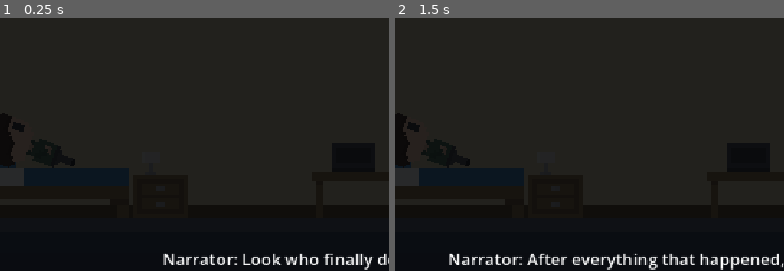
Above: before the commit, frames 1-2 (left to right).
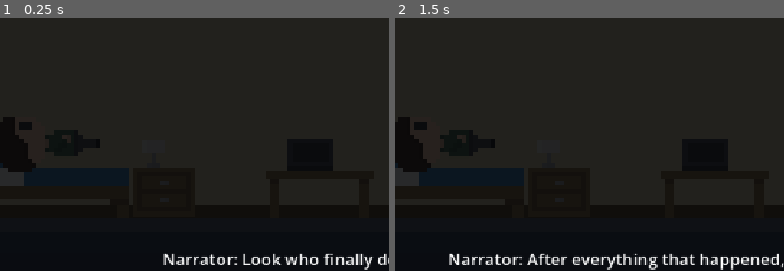
Above: after the commit, the same moments.

Repository: zjezdzalka/bounceBack
Game: Godot game, scene res://Scenes/Levels/room.tscn
Two runs of this game, one before a commit and one after it. Both use one fixed random seed, a clock stepped at 60 frames per second and the inputs below.
Inputs (mouse positions are % of the whole screen's width and height, from its top left):
- Up to frame 1 (0.25 s): no input
- Up to frame 2 (1.5 s): tap Enter at 0.5 s; move the mouse to (73, 46) at 0.52 s; hold D from 0.53 s (still down); tap Q at 0.6 s; click (73, 46) at 0.67 s; tap Space at 0.77, 1.25 s; move the mouse to (29, 57) at 1.27 s; tap E at 1.35 s
The pictures show only the part of the screen within x 5-55%, y 43-93%; the shares and areas given below are measured in that part.

The runs differ from the first frame. In frame 1, 0.9% of the frame differs, in the area x 2-26%, y 39-61%; in frame 2, 0.9%.

Commit message:
commit collisions and pillow

Diff:
--- a/Scenes/Levels/house_level.gd
+++ b/Scenes/Levels/house_level.gd
@@ -23,7 +23,7 @@
 var held_prop := ""
 var held_side := 1.0
 @onready var player_shape: CollisionShape2D = $Player/CollisionShape2D
-@onready var player_sprite: Sprite2D = $Player/HouseCharacter
+@onready var player_sprite: Sprite2D = _find_player_sprite()
 
 const CHAR_IDLE_PATH := "res://characaterx10.png"  # default standing pose
 const CHAR_RIGHT_PATH := "res://char_right10x.png"
@@ -116,6 +116,21 @@
 	elif finished:
 		prompt.text = "Koniec prototypu"
 
+func _find_player_sprite() -> Sprite2D:
+	# Hallway/basement have a HouseCharacter sprite; the room uses player.tscn's TextureRect,
+	# so in that case create a Sprite2D here and hide the TextureRect.
+	var sprite := player.get_node_or_null("HouseCharacter") as Sprite2D
+	if sprite:
+		return sprite
+	sprite = Sprite2D.new()
+	sprite.name = "HouseCharacter"
+	sprite.texture_filter = CanvasItem.TEXTURE_FILTER_NEAREST
+	player.add_child(sprite)
+	var old_rect := player.get_node_or_null("TextureRect") as CanvasItem
+	if old_rect:
+		old_rect.hide()
+	return sprite
+
 func _show_texture(tex: Texture2D) -> void:
 	if tex == null:
 		return
@@ -125,8 +140,8 @@
 
 func _lie_down() -> void:
 	_show_texture(char_right if char_right != null else char_idle)  # walking-right sprite
-	player_sprite.rotation_degrees = -70.0  # lying on the other side
-	player_sprite.position.y = 20.0
+	player_sprite.rotation_degrees = -90.0  # lying on the other side
+	player_sprite.position.y = 12.0
 
 func _wake_up() -> void:
 	woke_up = true
--- a/Scenes/Levels/room.tscn
+++ b/Scenes/Levels/room.tscn
@@ -3,19 +3,19 @@
 [ext_resource type="Script" uid="uid://ckpdu7ojph7eu" path="res://Scenes/Levels/house_level.gd" id="1"]
 [ext_resource type="PackedScene" uid="uid://dmg0ukd1sp2um" path="res://player.tscn" id="2"]
 [ext_resource type="PackedScene" path="res://block.tscn" id="3"]
-[ext_resource type="Texture2D" uid="uid://cdgoctro3ymb5" path="res://Art/House/Bed.png" id="Bed"]
-[ext_resource type="Texture2D" uid="uid://c5aes3aejhqgb" path="res://Art/House/Character.png" id="Character"]
+[ext_resource type="Texture2D" uid="uid://b7ys3pxxcfhkb" path="res://Art/House/bed10x_nopillow.png" id="Bed"]
 [ext_resource type="Texture2D" uid="uid://jwers2rom4by" path="res://Art/House/Nighttable_off.png" id="Nighttable_off"]
 [ext_resource type="Texture2D" uid="uid://dal4ta6ni2wyt" path="res://Art/House/Nighttable_on.png" id="Nighttable_on"]
+[ext_resource type="Texture2D" uid="uid://djttwym3fehhv" path="res://Art/House/pillow_10xx.png" id="Pillow"]
 [ext_resource type="Texture2D" uid="uid://cclavdg8xcl3e" path="res://Art/House/Starting_room.png" id="Starting_room"]
 [ext_resource type="Texture2D" uid="uid://blkkq5h7yr17h" path="res://Art/House/Table_laptop_off.png" id="Table_laptop_off"]
 [ext_resource type="Texture2D" uid="uid://dn5pq70gxoolf" path="res://Art/House/Table_laptop_on.png" id="Table_laptop_on"]
 
-[node name="Room" type="Node2D" unique_id=966844058]
+[node name="Room" type="Node2D" unique_id=1494530991]
 script = ExtResource("1")
 next_scene = "res://Scenes/Levels/hallway.tscn"
 
-[node name="RoomBackground" type="Sprite2D" parent="." unique_id=1509863413]
+[node name="RoomBackground" type="Sprite2D" parent="." unique_id=940953551]
 modulate = Color(0.8, 0.8, 0.8, 1)
 z_index = -4
 texture_filter = 1
@@ -25,9 +25,9 @@
 region_enabled = true
 region_rect = Rect2(2, 2, 74, 35)
 
-[node name="Objects" type="Node2D" parent="." unique_id=1039957487]
-
-[node name="Floor" parent="Objects" unique_id=1015639390 instance=ExtResource("3")]
+[node name="Objects" type="Node2D" parent="." unique_id=484390348]
+
+[node name="Floor" parent="Objects" unique_id=89401896 instance=ExtResource("3")]
 z_index = 2
 position = Vector2(576, 625)
 collision_layer = 7
@@ -36,7 +36,7 @@
 color = Color(0.31, 0.34, 0.39, 1)
 layers = 7
 
-[node name="LeftWall" parent="Objects" unique_id=1028206211 instance=ExtResource("3")]
+[node name="LeftWall" parent="Objects" unique_id=1758239253 instance=ExtResource("3")]
 z_index = 2
 position = Vector2(12, 300)
 collision_layer = 7
@@ -45,7 +45,7 @@
 color = Color(0.19, 0.22, 0.27, 1)
 layers = 7
 
-[node name="RightWall" parent="Objects" unique_id=755565702 instance=ExtResource("3")]
+[node name="RightWall" parent="Objects" unique_id=836665563 instance=ExtResource("3")]
 z_index = 2
 position = Vector2(1140, 300)
 collision_layer = 7
@@ -54,17 +54,17 @@
 color = Color(0.19, 0.22, 0.27, 1)
 layers = 7
 
-[node name="Bed" parent="Objects" unique_id=1990151558 instance=ExtResource("3")]
-z_index = 2
-position = Vector2(150, 559.5)
-collision_layer = 7
-collision_mask = 0
-size = Vector2(216, 81)
+[node name="Bed" parent="Objects" unique_id=1785676080 instance=ExtResource("3")]
+z_index = 2
+position = Vector2(150, 564)
+collision_layer = 7
+collision_mask = 0
+size = Vector2(216, 72)
 color = Color(0.29, 0.35, 0.44, 1)
 layers = 7
 show_placeholder = false
 
-[node name="Label" type="Label" parent="Objects/Bed" unique_id=1595712673]
+[node name="Label" type="Label" parent="Objects/Bed" unique_id=1295492987]
 z_index = 8
 offset_left = -90.0
 offset_top = -46.0
@@ -73,15 +73,25 @@
 text = "Łóżko"
 horizontal_alignment = 1
 
-[node name="Art" type="Sprite2D" parent="Objects/Bed" unique_id=1341894208]
-texture_filter = 1
-position = Vector2(0, -67.5)
-scale = Vector2(9, 9)
+[node name="Art" type="Sprite2D" parent="Objects/Bed" unique_id=1566238429]
+texture_filter = 1
+scale = Vector2(0.9, 0.9)
 texture = ExtResource("Bed")
 
-[node name="Nightstand" parent="Objects" unique_id=616794546 instance=ExtResource("3")]
-z_index = 2
-position = Vector2(303, 570)
+[node name="Pillow" type="Sprite2D" parent="Objects/Bed" unique_id=1761540631]
+texture_filter = 1
+position = Vector2(-78, -42)
+scale = Vector2(-0.8236931, 1.2723919)
+texture = ExtResource("Pillow")
+
+[node name="CollisionPolygon2D" type="CollisionPolygon2D" parent="Objects/Bed" unique_id=1825150859]
+position = Vector2(-10, -3)
+polygon = PackedVector2Array(-98, 38, -80, 38, -80, 21, -72, 21, -71, 12, 91, 12, 91, 21, 100, 21, 100, 38, 119, 38, 118, -33, -48, -33, -48, -45, -88, -45, -88, -33, -98, -33)
+
+[node name="Nightstand" parent="Objects" unique_id=1825576246 instance=ExtResource("3")]
+z_index = 2
+position = Vector2(309, 563)
+scale = Vector2(1.1600013, 1.1600013)
 collision_layer = 7
 collision_mask = 0
 size = Vector2(77, 60)
@@ -89,7 +99,7 @@
 layers = 7
 show_placeholder = false
 
-[node name="Label" type="Label" parent="Objects/Nightstand" unique_id=30414991]
+[node name="Label" type="Label" parent="Objects/Nightstand" unique_id=817577642]
 z_index = 8
 offset_left = -90.0
 offset_top = -43.0
@@ -97,25 +107,27 @@
 theme_override_font_sizes/font_size = 16
 text = "Stolik"
 horizontal_alignment = 1
-
-[node name="LampOff" type="Sprite2D" parent="Objects/Nightstand" unique_id=1967663253]
+metadata/_edit_use_anchors_ = true
+
+[node name="LampOff" type="Sprite2D" parent="Objects/Nightstand" unique_id=1333087980]
 texture_filter = 1
 position = Vector2(0, -36)
 scale = Vector2(5.5, 5.5)
 texture = ExtResource("Nighttable_off")
 
-[node name="LampOn" type="Sprite2D" parent="Objects/Nightstand" unique_id=44824151]
+[node name="LampOn" type="Sprite2D" parent="Objects/Nightstand" unique_id=1801353893]
 visible = false
 texture_filter = 1
 position = Vector2(0, -36)
 scale = Vector2(5.5, 5.5)
 texture = ExtResource("Nighttable_on")
 
-[node name="Lamp" type="Node2D" parent="Objects" unique_id=735248862]
-z_index = 1
-position = Vector2(303, 516)
-
-[node name="Placeholder" type="ColorRect" parent="Objects/Lamp" unique_id=1478940415]
+[node name="Lamp" type="Node2D" parent="Objects" unique_id=1894446193]
+z_index = 1
+position = Vector2(309, 509)
+scale = Vector2(1.1600013, 1.1600013)
+
+[node name="Placeholder" type="ColorRect" parent="Objects/Lamp" unique_id=1102149410]
 visible = false
 offset_left = -14.5
 offset_top = -18.5
@@ -124,7 +136,7 @@
 mouse_filter = 2
 color = Color(0.97, 0.77, 0.36, 1)
 
-[node name="Label" type="Label" parent="Objects/Lamp" unique_id=446113215]
+[node name="Label" type="Label" parent="Objects/Lamp" unique_id=1999253265]
 z_index = 8
 offset_left = -90.0
 offset_top = -41.5
@@ -133,12 +145,12 @@
 text = "Lampka"
 horizontal_alignment = 1
 
-[node name="Desk" type="Node2D" parent="Objects" unique_id=7927680]
-z_index = 1
-position = Vector2(594, 575)
-scale = Vector2(0.68468994, 0.68468994)
-
-[node name="Label" type="Label" parent="Objects/Desk" unique_id=1622496071]
+[node name="Desk" type="Node2D" parent="Objects" unique_id=1508144047]
+z_index = 1
+position = Vector2(532, 574)
+scale = Vector2(0.7199976, 0.7199976)
+
+[node name="Label" type="Label" parent="Objects/Desk" unique_id=1864376467]
 z_index = 8
 offset_left = -90.0
 offset_top = -53.0
@@ -146,25 +158,27 @@
 theme_override_font_sizes/font_size = 16
 text = "Biurko"
 horizontal_alignment = 1
-
-[node name="LaptopOff" type="Sprite2D" parent="Objects/Desk" unique_id=258484450]
+metadata/_edit_use_anchors_ = true
+
+[node name="LaptopOff" type="Sprite2D" parent="Objects/Desk" unique_id=914327827]
 texture_filter = 1
 position = Vector2(0, -67)
 scale = Vector2(9, 9)
 texture = ExtResource("Table_laptop_off")
 
-[node name="LaptopOn" type="Sprite2D" parent="Objects/Desk" unique_id=1241919403]
+[node name="LaptopOn" type="Sprite2D" parent="Objects/Desk" unique_id=2102244646]
 visible = false
 texture_filter = 1
 position = Vector2(0, -67)
 scale = Vector2(9, 9)
 texture = ExtResource("Table_laptop_on")
 
-[node name="Laptop" type="Node2D" parent="Objects" unique_id=452577698]
-z_index = 1
-position = Vector2(584, 515)
-
-[node name="Placeholder" type="ColorRect" parent="Objects/Laptop" unique_id=687783717]
+[node name="Laptop" type="Node2D" parent="Objects" unique_id=1451120378]
+z_index = 1
+position = Vector2(532, 505)
+scale = Vector2(0.7199976, 0.7199976)
+
+[node name="Placeholder" type="ColorRect" parent="Objects/Laptop" unique_id=1797442203]
 visible = false
 offset_left = -27.5
 offset_top = -14.5
@@ -173,7 +187,7 @@
 mouse_filter = 2
 color = Color(0.51, 0.73, 0.78, 1)
 
-[node name="Label" type="Label" parent="Objects/Laptop" unique_id=1658789591]
+[node name="Label" type="Label" parent="Objects/Laptop" unique_id=1422319391]
 z_index = 8
 offset_left = -90.0
 offset_top = -37.5
@@ -182,20 +196,20 @@
 text = "Laptop"
 horizontal_alignment = 1
 
-[node name="RoomDoor" type="Node2D" parent="Objects" unique_id=1548733309]
-z_index = 1
-position = Vector2(985, 585)
-scale = Vector2(0.35999754, 0.27692246)
-
-[node name="Art" type="Sprite2D" parent="Objects/RoomDoor" unique_id=707068888]
-texture_filter = 1
-position = Vector2(0, -180)
-scale = Vector2(11.076923, 15)
+[node name="RoomDoor" type="Node2D" parent="Objects" unique_id=85730971]
+z_index = 1
+position = Vector2(970, 583)
+scale = Vector2(0.36365625, 0.32547554)
+
+[node name="Art" type="Sprite2D" parent="Objects/RoomDoor" unique_id=1297833397]
+texture_filter = 1
+position = Vector2(0, -264.22885)
+scale = Vector2(14.37675, 19.468515)
 texture = ExtResource("Starting_room")
 region_enabled = true
 region_rect = Rect2(77, 5, 20, 32)
 
-[node name="Label" type="Label" parent="Objects/RoomDoor" unique_id=837809425]
+[node name="Label" type="Label" parent="Objects/RoomDoor" unique_id=1010008633]
 z_index = 8
 offset_left = -90.0
 offset_top = -75.5
@@ -204,12 +218,12 @@
 text = "Drzwi"
 horizontal_alignment = 1
 
-[node name="RoomKey" type="Node2D" parent="Objects" unique_id=440036690]
+[node name="RoomKey" type="Node2D" parent="Objects" unique_id=587546045]
 visible = false
 z_index = 2
 position = Vector2(764, 548)
 
-[node name="Placeholder" type="ColorRect" parent="Objects/RoomKey" unique_id=1726071052]
+[node name="Placeholder" type="ColorRect" parent="Objects/RoomKey" unique_id=143411491]
 offset_left = -13.0
 offset_top = -6.0
 offset_right = 13.0
@@ -217,36 +231,23 @@
 mouse_filter = 2
 color = Color(0.98, 0.83, 0.36, 1)
 
-[node name="Player" parent="." unique_id=942491159 instance=ExtResource("2")]
-position = Vector2(119, 452)
-scale = Vector2(2.4, 2.4)
-layer_switching_enabled = false
-
-[node name="TextureRect" parent="Player" index="2" unique_id=982247166]
-visible = false
-
-[node name="HouseCharacter" type="Sprite2D" parent="Player" unique_id=72999298]
-texture_filter = 1
-scale = Vector2(2.25, 2.25)
-texture = ExtResource("Character")
-
-[node name="HUD" type="CanvasLayer" parent="." unique_id=1770586676]
-
-[node name="Darkness" type="ColorRect" parent="HUD" unique_id=2049897368]
+[node name="HUD" type="CanvasLayer" parent="." unique_id=1374781356]
+
+[node name="Darkness" type="ColorRect" parent="HUD" unique_id=494588672]
 visible = false
 offset_right = 1152.0
 offset_bottom = 752.0
 mouse_filter = 2
 color = Color(0.01, 0.015, 0.025, 0.84)
 
-[node name="TextBackground" type="ColorRect" parent="HUD" unique_id=327268880]
+[node name="TextBackground" type="ColorRect" parent="HUD" unique_id=863877660]
 offset_top = 622.0
 offset_right = 1152.0
 offset_bottom = 752.0
 mouse_filter = 2
 color = Color(0.04, 0.05, 0.07, 0.9)
 
-[node name="Dialogue" type="Label" parent="HUD" unique_id=729451010]
+[node name="Dialogue" type="Label" parent="HUD" unique_id=1997922608]
 visible = false
 offset_left = 80.0
 offset_top = 630.0
@@ -257,7 +258,7 @@
 vertical_alignment = 1
 autowrap_mode = 2
 
-[node name="Prompt" type="Label" parent="HUD" unique_id=381677246]
+[node name="Prompt" type="Label" parent="HUD" unique_id=1787783473]
 offset_left = 32.0
 offset_top = 692.0
 offset_right = 1120.0
@@ -265,11 +266,13 @@
 theme_override_font_sizes/font_size = 22
 horizontal_alignment = 1
 
-[node name="Status" type="Label" parent="HUD" unique_id=393642913]
+[node name="Status" type="Label" parent="HUD" unique_id=77555533]
 offset_left = 32.0
 offset_top = 722.0
 offset_right = 1120.0
 theme_override_font_sizes/font_size = 17
 horizontal_alignment = 1
 
-[editable path="Player"]
+[node name="Player" parent="." unique_id=937810438 instance=ExtResource("2")]
+position = Vector2(143.00002, 460)
+scale = Vector2(2.7032313, 2.7032313)
--- a/player.gd
+++ b/player.gd
@@ -9,6 +9,7 @@
 const MIN_Z := 1
 const MAX_Z := 3
 const COYOTE_TIME := 0.05   # seconds you can still jump after leaving a platform
+const STEP_HEIGHT := 14.0   # biggest ledge he walks onto without jumping (pixels)
 
 @export var layer_switching_enabled := true
 
@@ -16,6 +17,7 @@
 var coyote_timer := 0.0
 
 func _ready() -> void:
+	floor_snap_length = STEP_HEIGHT + 4.0   # keeps him glued to the ground after a step
 	_apply_z(1)
 
 func _apply_z(new_z: int) -> void:
@@ -67,4 +69,19 @@
 		velocity.y = JUMP_VELOCITY
 		coyote_timer = 0.0
 
+	_try_step_up(delta)
 	move_and_slide()
+
+func _try_step_up(delta: float) -> void:
+	# Only while walking on the ground, not while jumping or falling
+	if not is_on_floor() or velocity.y < 0.0 or is_zero_approx(velocity.x):
+		return
+	var motion := Vector2(velocity.x * delta, 0.0)
+	if not test_move(global_transform, motion):
+		return                                   # nothing in the way
+	var up := Vector2(0.0, -STEP_HEIGHT)
+	if test_move(global_transform, up):
+		return                                   # no room above (ceiling)
+	if test_move(global_transform.translated(up), motion):
+		return                                   # still blocked when raised: a wall, not a step
+	global_position.y -= STEP_HEIGHT
--- a/player.tscn
+++ b/player.tscn
@@ -3,15 +3,13 @@
 [ext_resource type="Script" uid="uid://bacl340amkhc5" path="res://player.gd" id="1"]
 [ext_resource type="Texture2D" uid="uid://ckpp3jdqt1mws" path="res://characaterx10.png" id="2_onrkg"]
 
-[sub_resource type="RectangleShape2D" id="1"]
-size = Vector2(32, 53)
-
 [node name="Player" type="CharacterBody2D" unique_id=937810438]
 script = ExtResource("1")
 
-[node name="CollisionShape2D" type="CollisionShape2D" parent="." unique_id=1931591006]
-position = Vector2(0, -0.5)
-shape = SubResource("1")
+[node name="CollisionPolygon2D" type="CollisionPolygon2D" parent="." unique_id=402874004]
+position = Vector2(4.798174e-06, -0.49999788)
+scale = Vector2(0.9069767, 0.9807694)
+polygon = PackedVector2Array(2.5, 27.083328, 9.166664, 27.083328, 9.166664, 6.6666718, 13.333328, 11.25, 17.916664, 11.25, 17.916664, 6.6666718, 11.25, 0, 6.666664, 0, 11.25, -4.5833282, 15.833328, -9.166672, 15.833328, -22.5, 11.25, -27.083328, -11.25, -27.083328, -15.833336, -22.5, -15.833336, -8.75, -6.666668, 0, -11.25, 0, -17.916668, 6.6666718, -17.916668, 11.25, -13.333336, 11.25, -8.75, 6.6666718, -8.75, 27.083328, -2.0833359, 27.083328, -2.0833359, 22.5, 2.0833282, 22.5, 2.5, 22.5)
 
 [node name="Body" type="ColorRect" parent="." unique_id=203239216]
 visible = false
Binary file added: Art/House/bed10x_nopillow.png
Not shown, added: Art/House/bed10x_nopillow.png.import
Binary file added: Art/House/pillow_10xx.png
Not shown, added: Art/House/pillow_10xx.png.import
